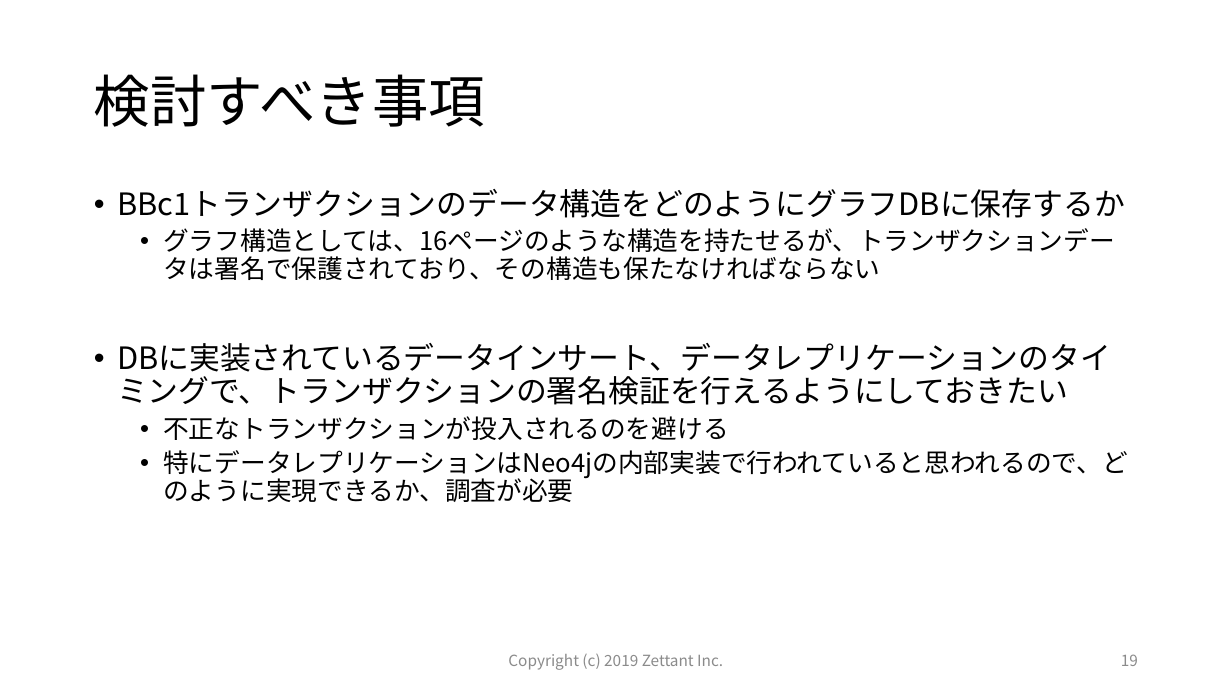
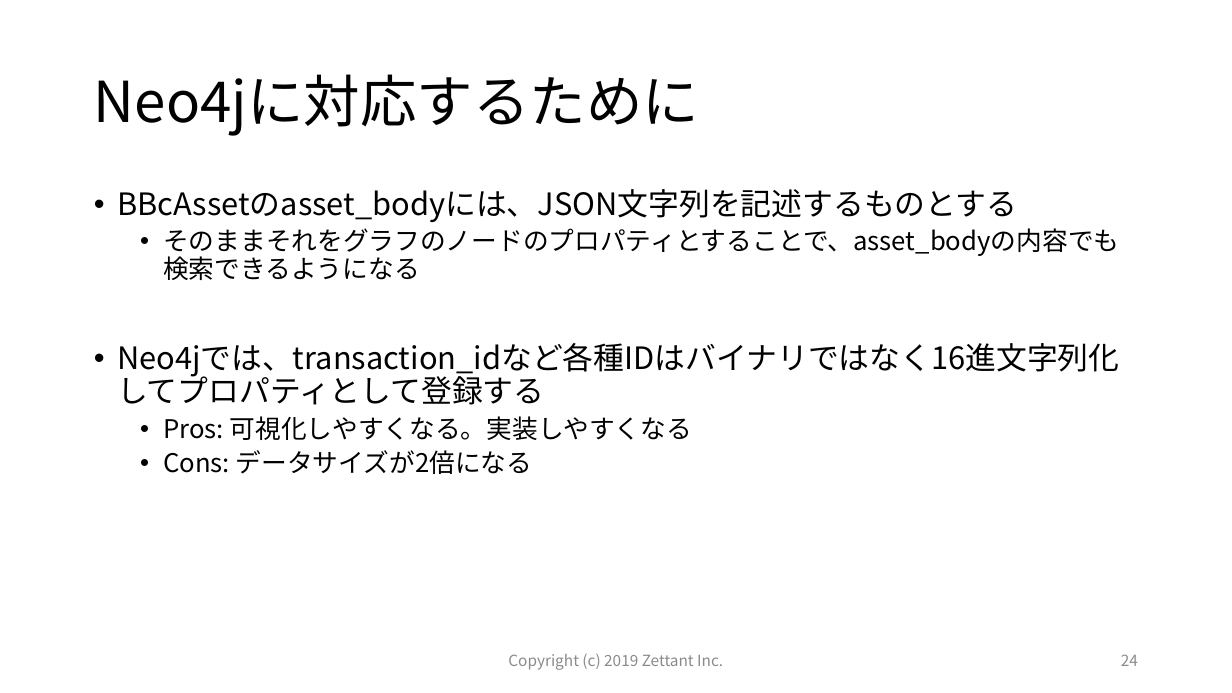
Before and after one commit to zettant/bbclib-neo4j, a slide deck: slide 24 of docs/Target_of_this_project.pptx (slide 19 before the commit). Drawn at 1232x693 pixels with LibreOffice and Linux fonts; fonts in the diff are those of the drawing. Boxes give left, top, right and bottom in pixels: in the first picture for what was removed or moved away, otherwise in the second. Text is boxed around its words. In the diff, an @@ line names an element or a change of style, - is before the commit and + after.

Commit message:
modify jsonify process for asset_body

```diff
--- a/docs/Target_of_this_project.pptx
+++ b/docs/Target_of_this_project.pptx
@@ title at box(94, 74, 699, 136): text changed @@
-検討すべき事項
+Neo4jに対応するために
@@ text at box(117, 189, 1119, 474): text changed; size 20 to 24 pt @@
-• BBc1トランザクションのデータ構造をどのようにグラフDBに保存するか
-  • グラフ構造としては、16ページのような構造を持たせるが、トランザクションデータは署名で保護されており、その構造も保たなければならない
-• DBに実装されているデータインサート、データレプリケーションのタイミングで、トランザクションの署名検証を行えるようにしておきたい
-  • 不正なトランザクションが投入されるのを避ける
-  • 特にデータレプリケーションはNeo4jの内部実装で行われていると思われるので、どのように実現できるか、調査が必要
+• BBcAssetのasset_bodyには、JSON文字列を記述するものとする
+  • そのままそれをグラフのノードのプロパティとすることで、asset_bodyの内容でも検索できるようになる
+• Neo4jでは、transaction_idなど各種IDはバイナリではなく16進文字列化してプロパティとして登録する
+  • Pros: 可視化しやすくなる。実装しやすくなる
+  • Cons: データサイズが2倍になる
@@ page number at box(1121, 654, 1138, 666): text changed @@
-19
+24
```
Also in this commit, not shown: 3 other slides changed, 5 slides added, 1 other file.
